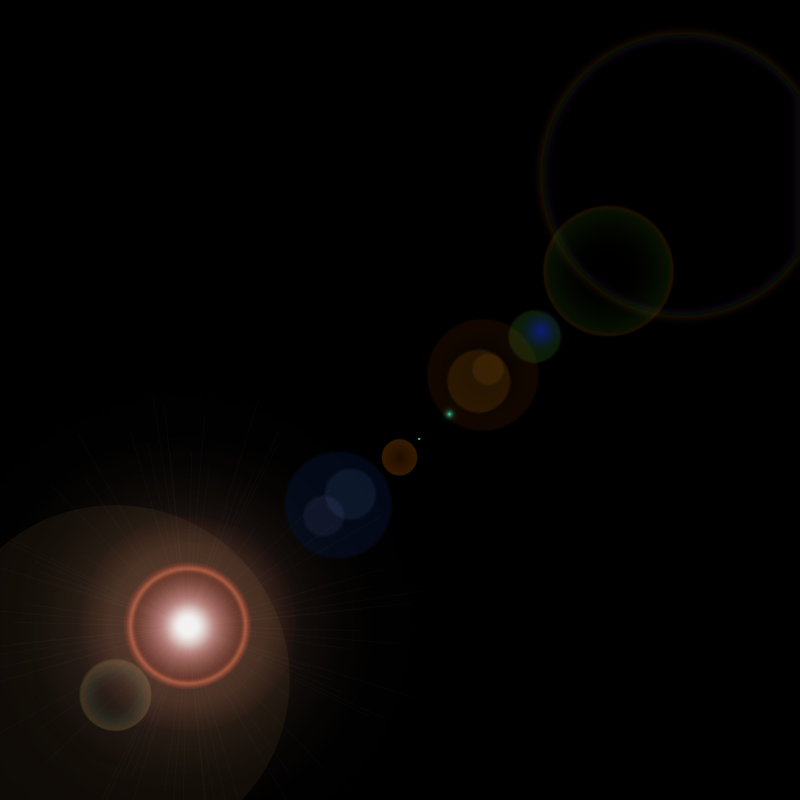
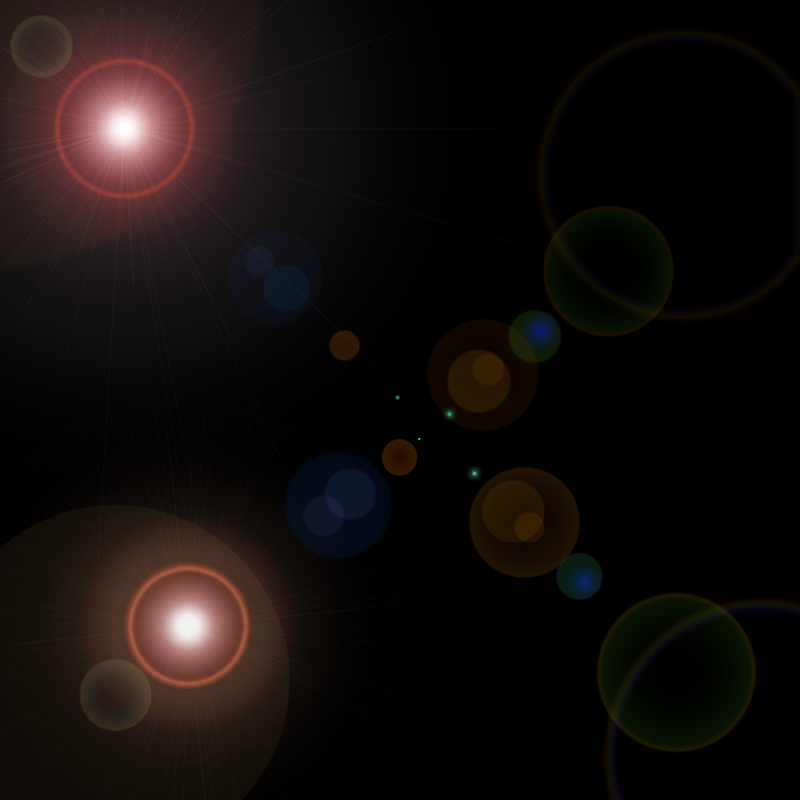
Layered file, before and after one edit (w=800, h=800). Changes by layer:
"Asset 20": opacity 50% → 40% over [79, 659, 152, 731]
"Vector Smart Object" (1st of 3): opacity 30% → 35% over [0, 393, 410, 731]
"Layer 2": opacity 33% → 30% over [171, 609, 211, 647]
painted on "Background" over [0, 0, 800, 800]
